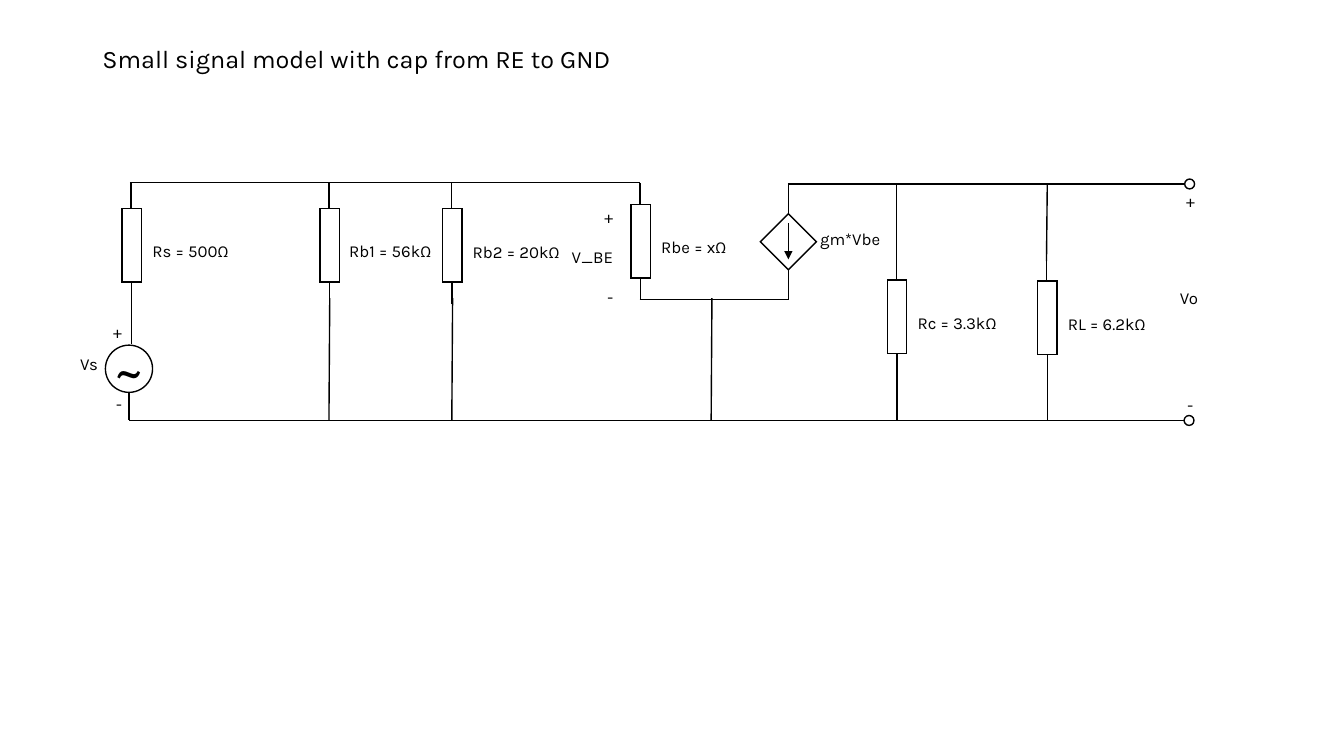
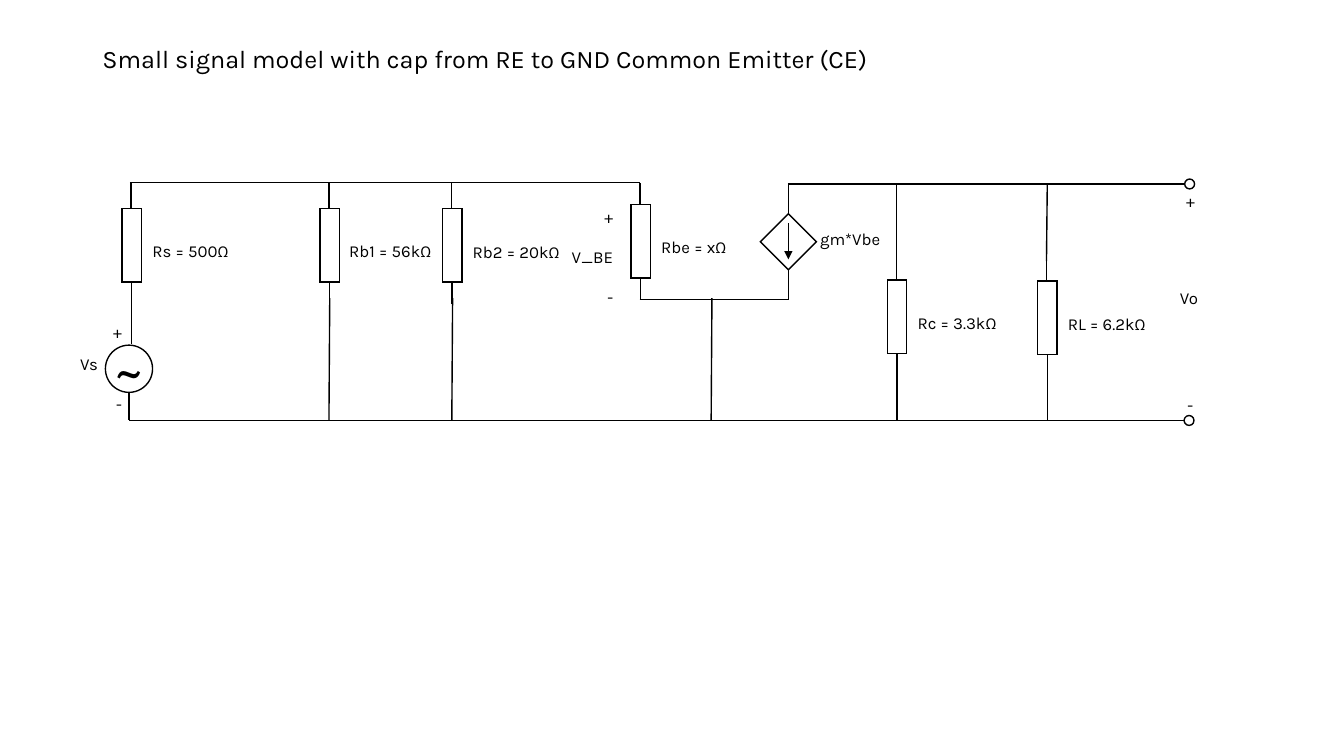
Before and after one commit to MhawnSendes/ESD4-412-Opgaveregning, a slide deck: slide 4 of Analog elektronik/examPrep/BJT/Diagrams_BJT.pptx. Drawn at 1344x756 pixels with LibreOffice and Linux fonts; fonts in the diff are those of the drawing. Boxes give left, top, right and bottom in pixels: in the first picture for what was removed or moved away, otherwise in the second. Text is boxed around its words. In the diff, an @@ line names an element or a change of style, - is before the commit and + after.

Commit message:
Added small signal models for common collector and common base BJT designs

```diff
--- a/Analog elektronik/examPrep/BJT/Diagrams_BJT.pptx
+++ b/Analog elektronik/examPrep/BJT/Diagrams_BJT.pptx
@@ title at [102,50,868,75]: text changed @@
-Small signal model with cap from RE to GND
+Small signal model with cap from RE to GND Common Emitter (CE)
```
Also in this commit, not shown: 2 other slides changed, 2 slides added, 1 slide removed.
